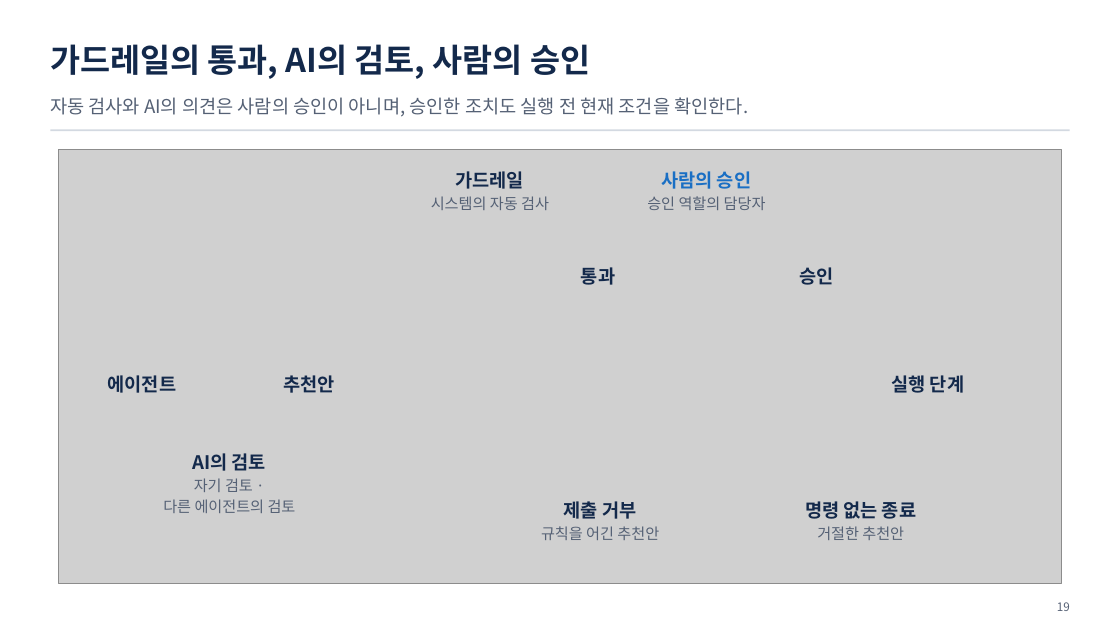
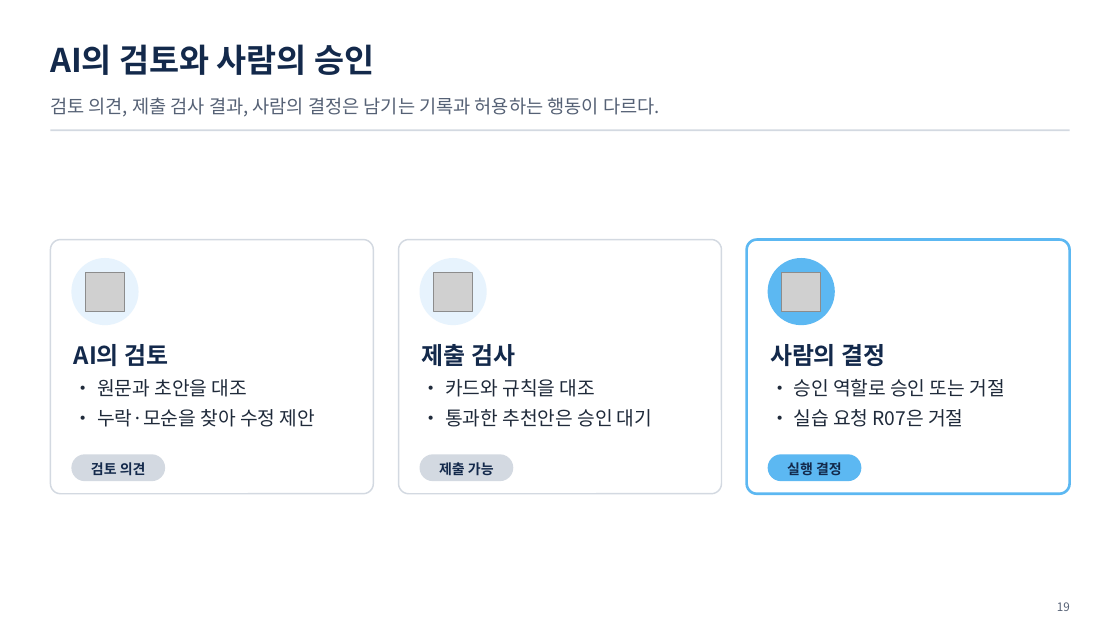
Before and after one commit to uengine-oss/hyd-iot-edu, a slide deck: slide 19 of workspace/강의제작/산출물/통합반/이론/07회차/통합반_07일차.pptx. Drawn at 1120x630 pixels with LibreOffice and Linux fonts; fonts in the diff are those of the drawing; grey boxes stand for pictures. Boxes give left, top, right and bottom in pixels: in the first picture for what was removed or moved away, otherwise in the second. Text is boxed around its words. In the diff, an @@ line names an element or a change of style, - is before the commit and + after.

Commit message:
통합반 7회차 14~19장의 권한·결정 기록·조건 재검사와 71행 본문 953초를 검증

```diff
--- a/workspace/강의제작/산출물/통합반/이론/07회차/통합반_07일차.pptx
+++ b/workspace/강의제작/산출물/통합반/이론/07회차/통합반_07일차.pptx
@@ text at [50,44,374,75]: text changed @@
-가드레일의 통과, AI의 검토, 사람의 승인
+AI의 검토와 사람의 승인
@@ text at [50,97,660,117]: text changed @@
-자동 검사와 AI의 의견은 사람의 승인이 아니며, 승인한 조치도 실행 전 현재 조건을 확인한다.
+검토 의견, 제출 검사 결과, 사람의 결정은 남기는 기록과 허용하는 행동이 다르다.
@@ picture removed at [59,150,1061,584] @@
@@ text removed at [431,171,549,210] @@
-가드레일
-시스템의 자동 검사
@@ text removed at [647,171,766,210] @@
-사람의 승인
-승인 역할의 담당자
@@ rounded rectangle added at [50,239,373,494], fill #FFFFFF, outline #D3D9E1 1.25 pt @@
@@ rounded rectangle added at [398,239,721,494], fill #FFFFFF, outline #D3D9E1 1.25 pt @@
@@ rounded rectangle added at [747,239,1070,494], fill #FFFFFF, outline #5CB8F2 2.25 pt @@
@@ ellipse added at [71,258,139,325], fill #E7F3FD @@
@@ ellipse added at [419,258,486,325], fill #E7F3FD @@
@@ text removed at [581,267,615,285] @@
-통과
@@ ellipse added at [768,258,835,325], fill #5CB8F2 @@
@@ text removed at [799,267,833,285] @@
-승인
@@ picture added at [86,272,124,311] @@
@@ picture added at [434,272,472,311] @@
@@ picture added at [782,272,821,311] @@
@@ text added at [74,344,315,427], 16.5 pt, text #1F2A3A @@
+AI의 검토
+• 원문과 초안을 대조
+• 누락·모순을 찾아 수정 제안
@@ text at [422,344,652,427]: text changed; size 16 to 16.5 pt; text colour #13294B to #1F2A3A; bold off @@
-명령 없는 종료
-거절한 추천안
+제출 검사
+• 카드와 규칙을 대조
+• 통과한 추천안은 승인 대기
@@ text added at [770,344,1004,427], 16.5 pt, text #1F2A3A @@
+사람의 결정
+• 승인 역할로 승인 또는 거절
+• 실습 요청 R07은 거절
@@ text removed at [108,375,176,393] @@
-에이전트
@@ text removed at [284,375,335,393] @@
-추천안
@@ text removed at [891,375,964,393] @@
-실행 단계
@@ rounded rectangle added at [71,455,166,481], fill #D3D9E1 @@
@@ text added at [91,462,146,476], 12 pt, text #13294B, bold @@
+검토 의견
@@ text removed at [163,453,296,513] @@
-AI의 검토
-자기 검토 ·
-다른 에이전트의 검토
@@ rounded rectangle added at [419,455,513,481], fill #D3D9E1 @@
@@ text added at [439,462,494,476], 12 pt, text #13294B, bold @@
+제출 가능
@@ rounded rectangle added at [768,455,862,481], fill #5CB8F2 @@
@@ text added at [787,462,842,475], 12 pt, text #13294B, bold @@
+실행 결정
@@ text removed at [541,501,659,540] @@
-제출 거부
-규칙을 어긴 추천안
```
Also in this commit, not shown: 4 other slides changed, 1 slide added, 1 slide removed, 24 other files.
